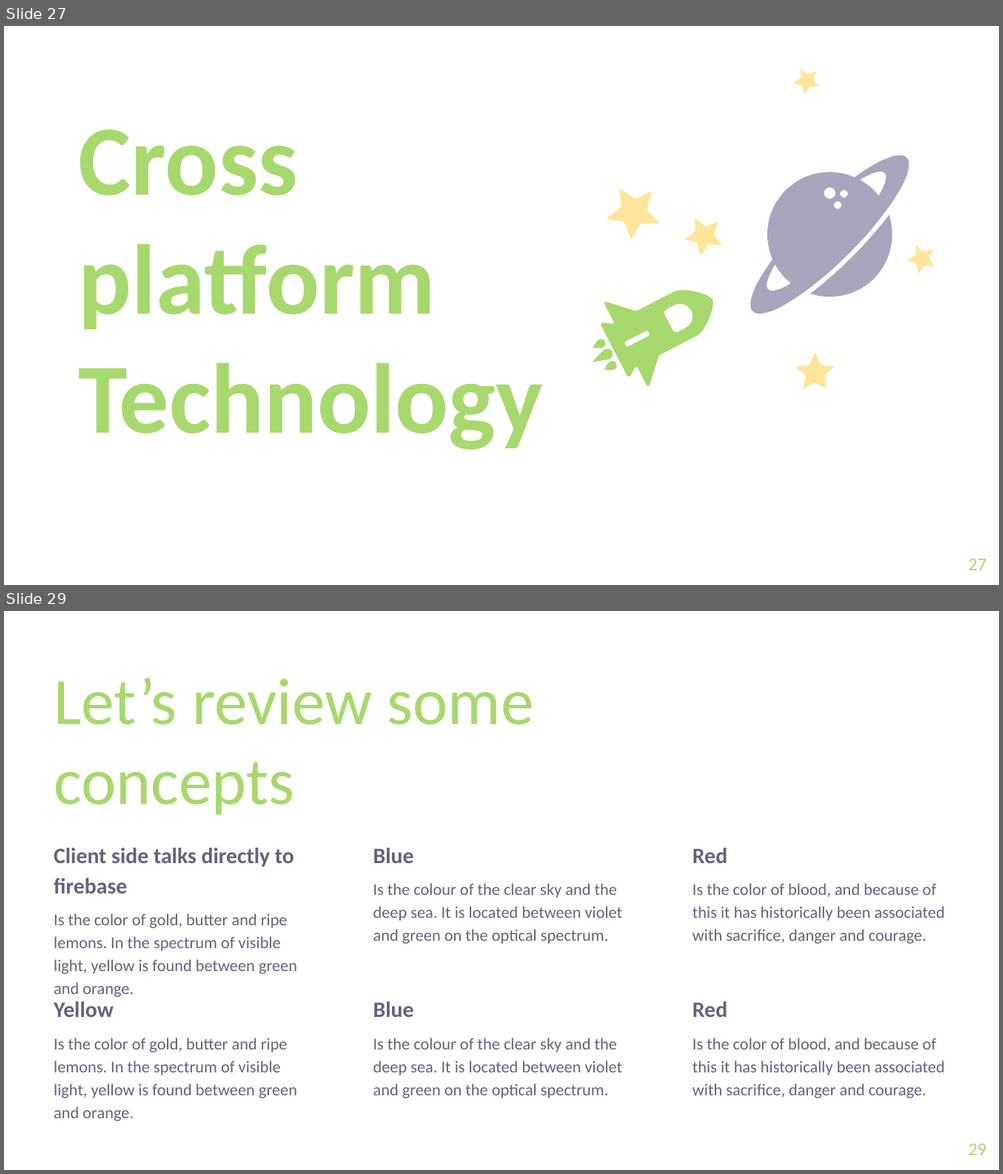
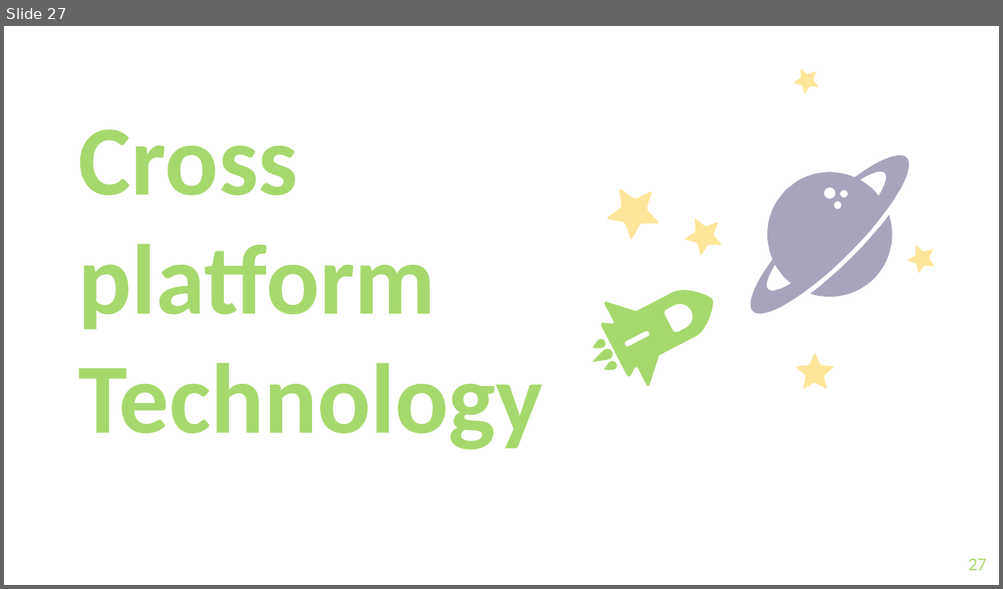
Before and after one commit to keremg/outsurfing, a slide deck: documents/Presentation_new.pptx. Shown one above the other, each under a label of ours: slides 27 and 29 before the commit, slide 27 after it; the slides between them are not shown. The pictures are 1003x1174 and 1003x589 pixels, drawn with LibreOffice and Linux fonts; fonts in the diff are those of the drawing. Boxes give left, top, right and bottom in pixels: in the first picture for what was removed or moved away, otherwise in the second. Text is boxed around its words. In the diff, an @@ line names an element or a change of style, - is before the commit and + after.

```diff
--- a/documents/Presentation_new.pptx
+++ b/documents/Presentation_new.pptx
@@ slide 29 removed at (4, 611, 999, 1170), background #FFFFFF @@
@@ title removed at (54, 678, 534, 815) @@
-Let’s review some concepts
@@ text removed at (54, 848, 297, 974) @@
-Client side talks directly to firebase
-Is the color of gold, butter and ripe lemons. In the spectrum of visible light, yellow is found between green and orange.
@@ text removed at (373, 848, 623, 944) @@
-Blue
-Is the colour of the clear sky and the deep sea. It is located between violet and green on the optical spectrum.
@@ text removed at (692, 848, 945, 944) @@
-Red
-Is the color of blood, and because of this it has historically been associated with sacrifice, danger and courage.
@@ text removed at (54, 1002, 297, 1122) @@
-Yellow
-Is the color of gold, butter and ripe lemons. In the spectrum of visible light, yellow is found between green and orange.
@@ text removed at (373, 1002, 623, 1099) @@
-Blue
-Is the colour of the clear sky and the deep sea. It is located between violet and green on the optical spectrum.
@@ text removed at (692, 1002, 945, 1099) @@
-Red
-Is the color of blood, and because of this it has historically been associated with sacrifice, danger and courage.
@@ page number removed at (968, 1144, 987, 1156) @@
-29
```
Also in this commit, not shown: 3 slides changed, 1 slide added, 1 other slide removed, 1 other file.
